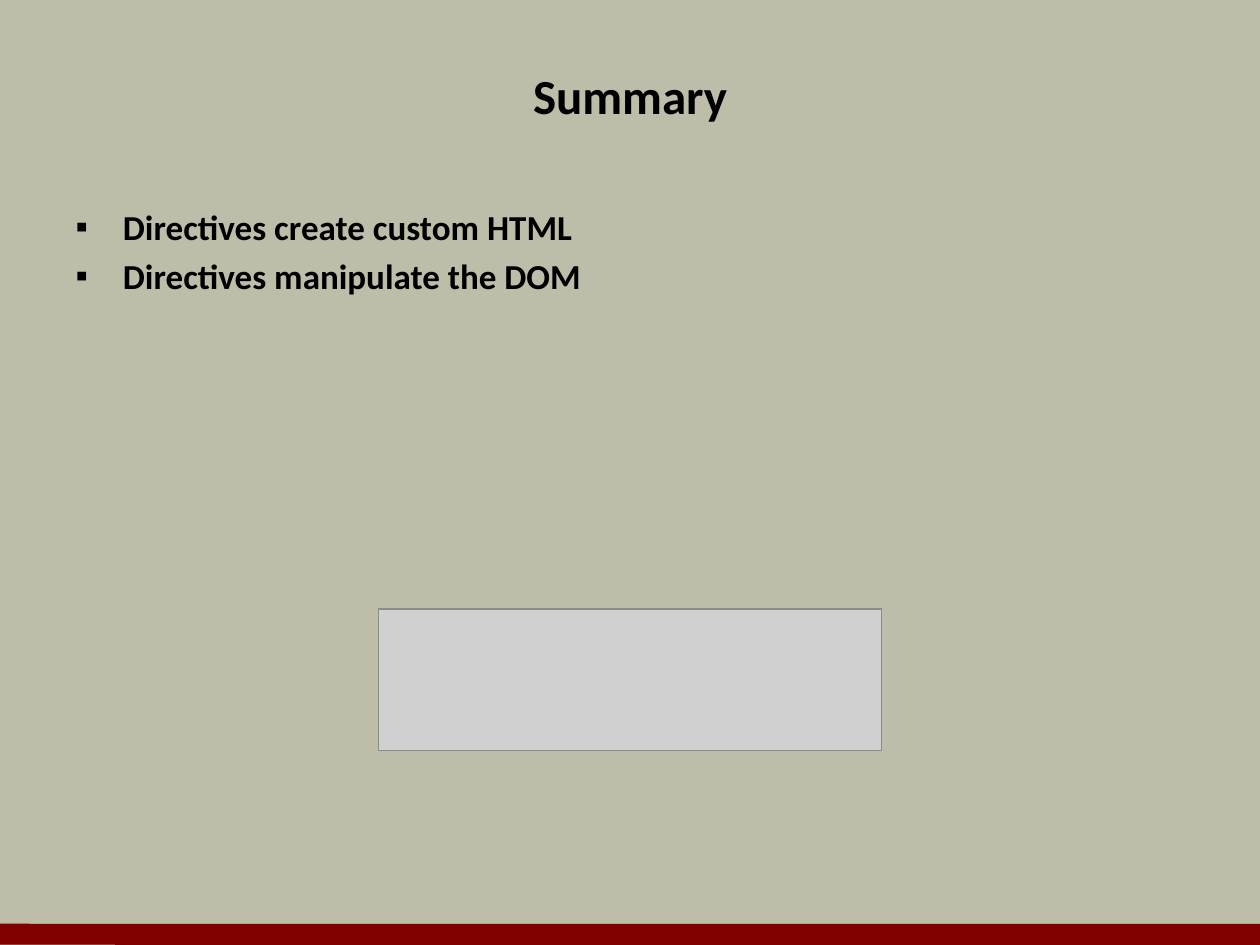
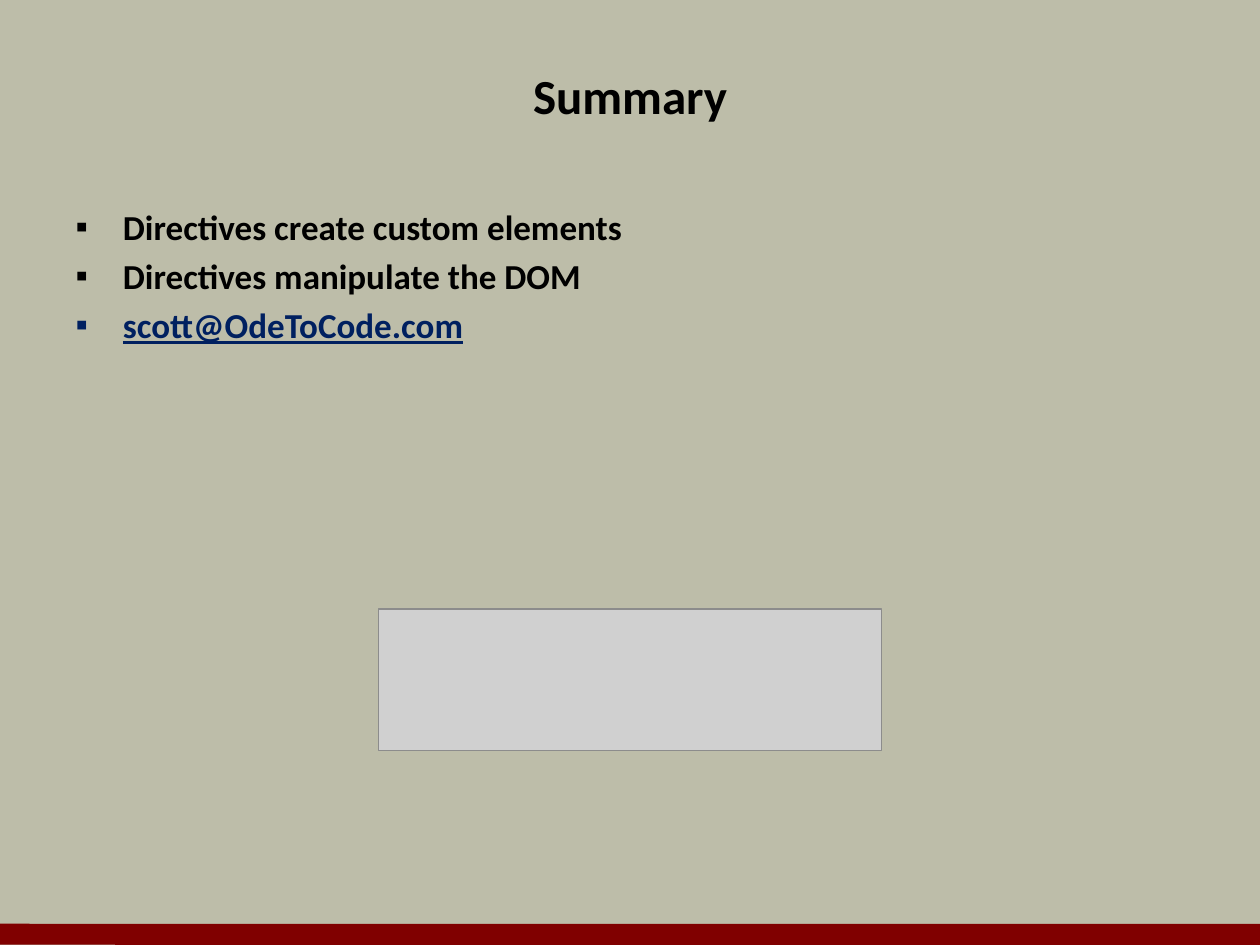
Before and after one commit to OdeToCode/classes, a slide deck: slide 23 of angularjs/slides/05_Directives.pptx (slide 14 before the commit). Drawn at 1260x945 pixels with LibreOffice and Linux fonts; fonts in the diff are those of the drawing; grey boxes stand for pictures; background and template pictures are left out. Boxes give left, top, right and bottom in pixels: in the first picture for what was removed or moved away, otherwise in the second. Text is boxed around its words. In the diff, an @@ line names an element or a change of style, - is before the commit and + after.

```diff
--- a/angularjs/slides/05_Directives.pptx
+++ b/angularjs/slides/05_Directives.pptx
@@ text at (123,215,622,241): text changed @@
-▪ Directives create custom HTML
+▪ Directives create custom elements
@@ text at (123,313,463,344): paragraph added @@
+▪ scott@OdeToCode.com
```
Also in this commit, not shown: 1 other slide changed, 21 slides added, 12 slides removed, 9 other files.
